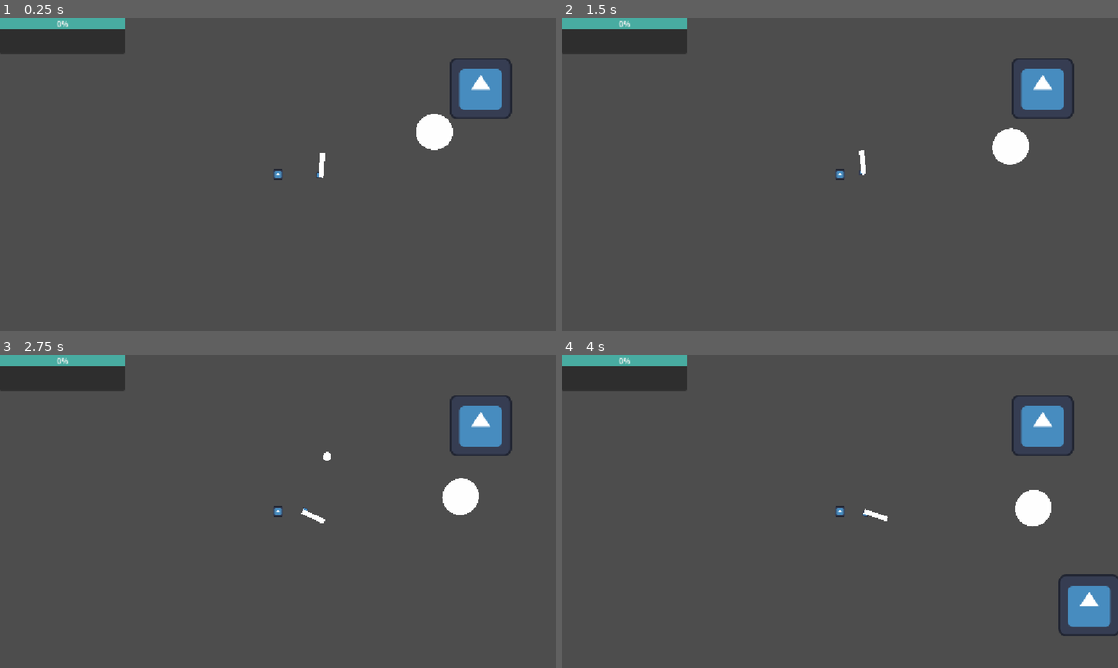
Above: before the commit, frames 1-4 (two rows, left to right).
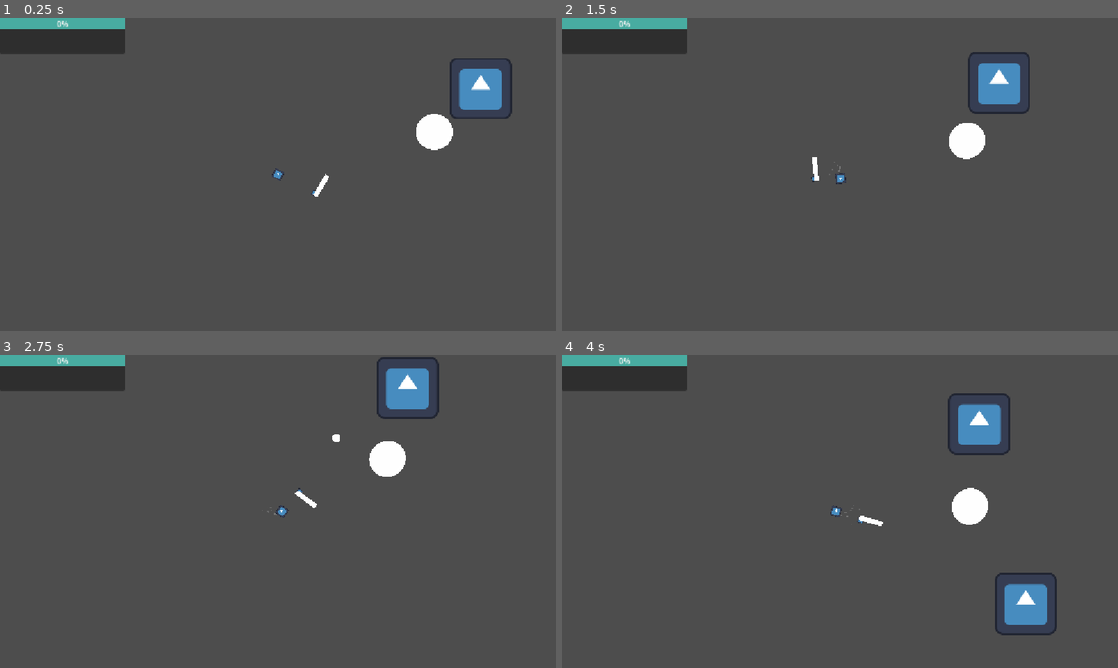
Above: after the commit, the same moments.

Repository: Mrbobbuilder69/GMTK_jam_2026
Game: Godot game, scene res://Scenes/test_scene_2.tscn
Two runs of this game, one before a commit and one after it. Both use one fixed random seed, a clock stepped at 60 frames per second and the inputs below. The engine's default icon, where the game draws it, is replaced by a stand-in: a white triangle on a blue panel in a dark square. Sound files missing from this copy of the repository are replaced by a short silence.
Inputs (mouse positions are in pixels of both pictures, inside the frame that each line leads up to):
- Up to frame 1 (0.25 s): no input
- Up to frame 2 (1.5 s): move the mouse to (962, 158) at 0.52 s; hold D (Right) 0.53-1.28 s; tap Space (Dash) at 0.6 s; move the mouse to (728, 190) at 1.27 s; hold S (Down) from 1.28 s (still down); tap Shift (Sprint) at 1.35 s
- Up to frame 3 (2.75 s): move the mouse to (333, 442) at 2.02 s; release S (Down) at 2.03 s; hold D (Right) from 2.03 s (still down); hold X (attack) from 2.03 s (still down)
- Up to frame 4 (4 s): move the mouse to (812, 574) at 2.77 s; release D (Right) at 2.78 s; release X (attack) at 2.78 s; hold W (Up) 2.78-3.53 s; tap F (f) at 2.85 s; move the mouse to (1006, 558) at 3.52 s; hold A (Left) from 3.53 s (still down); hold C (melee) from 3.53 s (still down)

The runs differ from the first frame. In frame 1, 0.2% of the frame differs, in the area x 48-60%, y 43-58%; in frame 2, 3.9%; in frame 3, 4.1%; in frame 4, 6.5%, in the area x 48-100%, y 12-90%.
Error before the commit: Parse Error: Expected indented block after function declaration. (res://Scenes/Scripts/player_movement.gd:47)

Commit message:
Update player_movement.gd

Diff:
--- a/Scenes/Scripts/player_movement.gd
+++ b/Scenes/Scripts/player_movement.gd
@@ -45,4 +45,4 @@
 		##blood = clamp(blood + 5, MIN_BLD, MAX_BLD)
 
 func _process(delta):
-bloodbar.value = Global.blood
+	bloodbar.value = Global.blood
